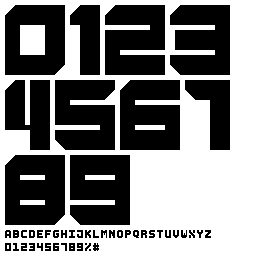
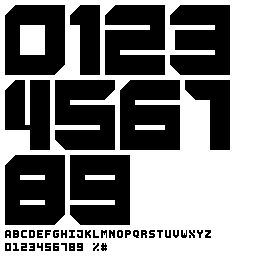
Layers edited between the first and the second (256, 256) image:
painted on "fg" over [85, 243, 107, 251]
